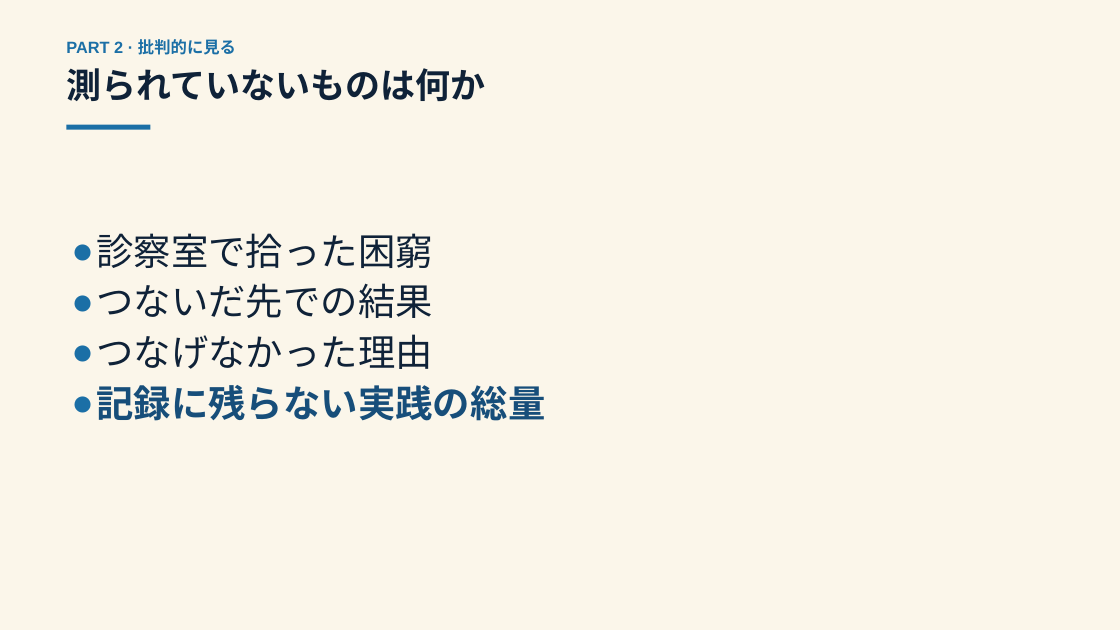
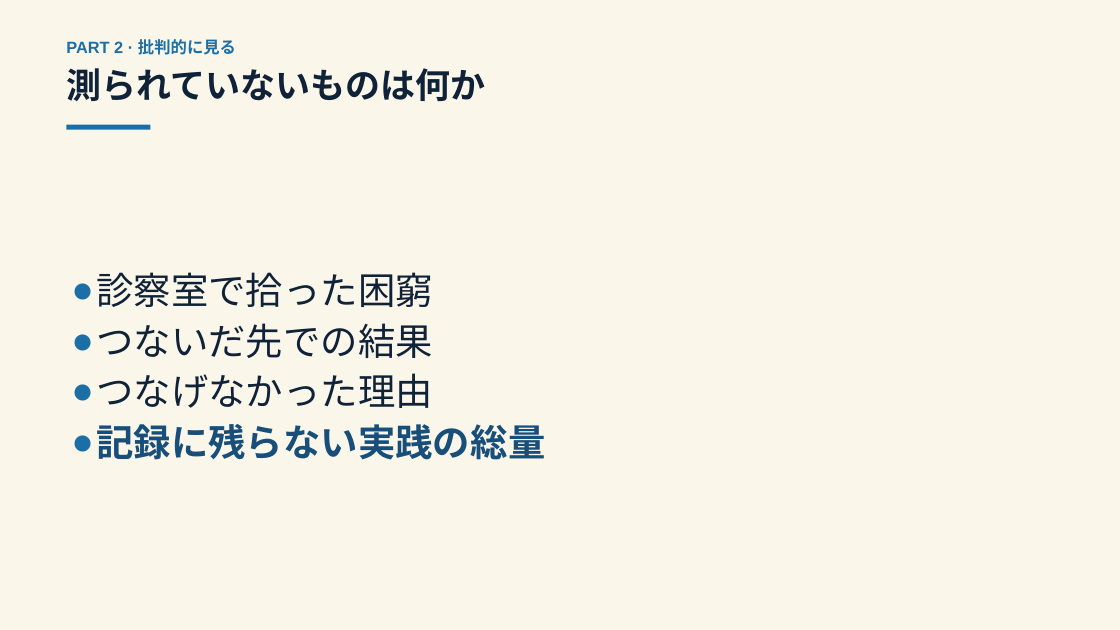
Before and after one commit to Tama831/ai-agent-team-materials, a slide deck: slide 14 of output/education/2026-08-18_sdh-fee-schedule-japan/sdh-fee-schedule-japan_slides_residents.pptx. Drawn at 1120x630 pixels with LibreOffice and Linux fonts; fonts in the diff are those of the drawing. Boxes give left, top, right and bottom in pixels: in the first picture for what was removed or moved away, otherwise in the second. Text is boxed around its words. In the diff, an @@ line names an element or a change of style, - is before the commit and + after.

```diff
--- a/output/education/2026-08-18_sdh-fee-schedule-japan/sdh-fee-schedule-japan_slides_residents.pptx
+++ b/output/education/2026-08-18_sdh-fee-schedule-japan/sdh-fee-schedule-japan_slides_residents.pptx
@@ text "診察室で拾った困窮": place and size @@
-text "診察室で拾った困窮" at bbox=[97, 233, 545, 421]
+text "診察室で拾った困窮" at bbox=[97, 272, 545, 460]
@@ text "診察室で拾った困窮" at bbox=[97, 272, 545, 460]: vertical alignment top to middle @@
```
Also in this commit, not shown: 18 other slides changed, 9 other files.
